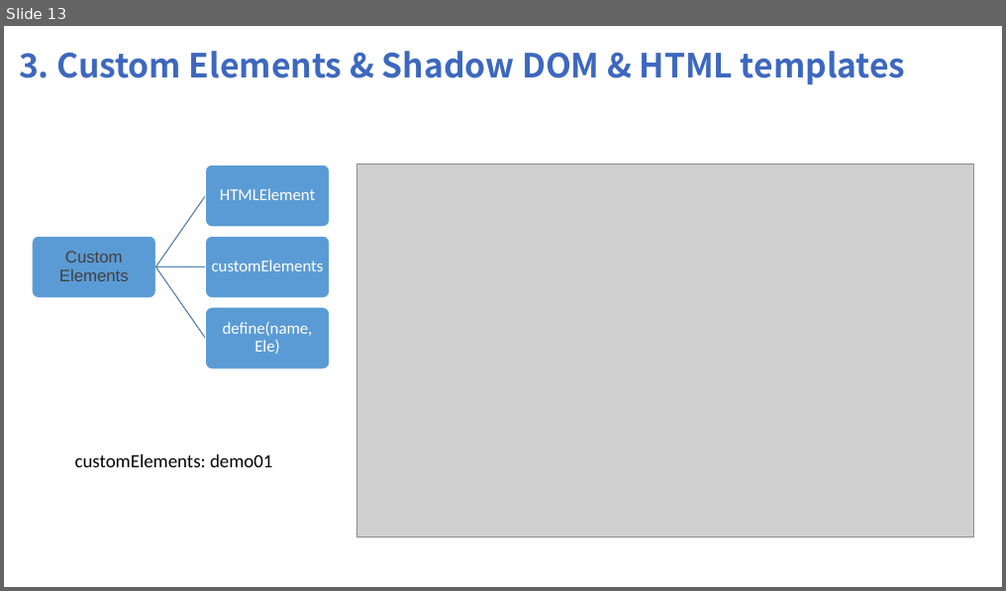
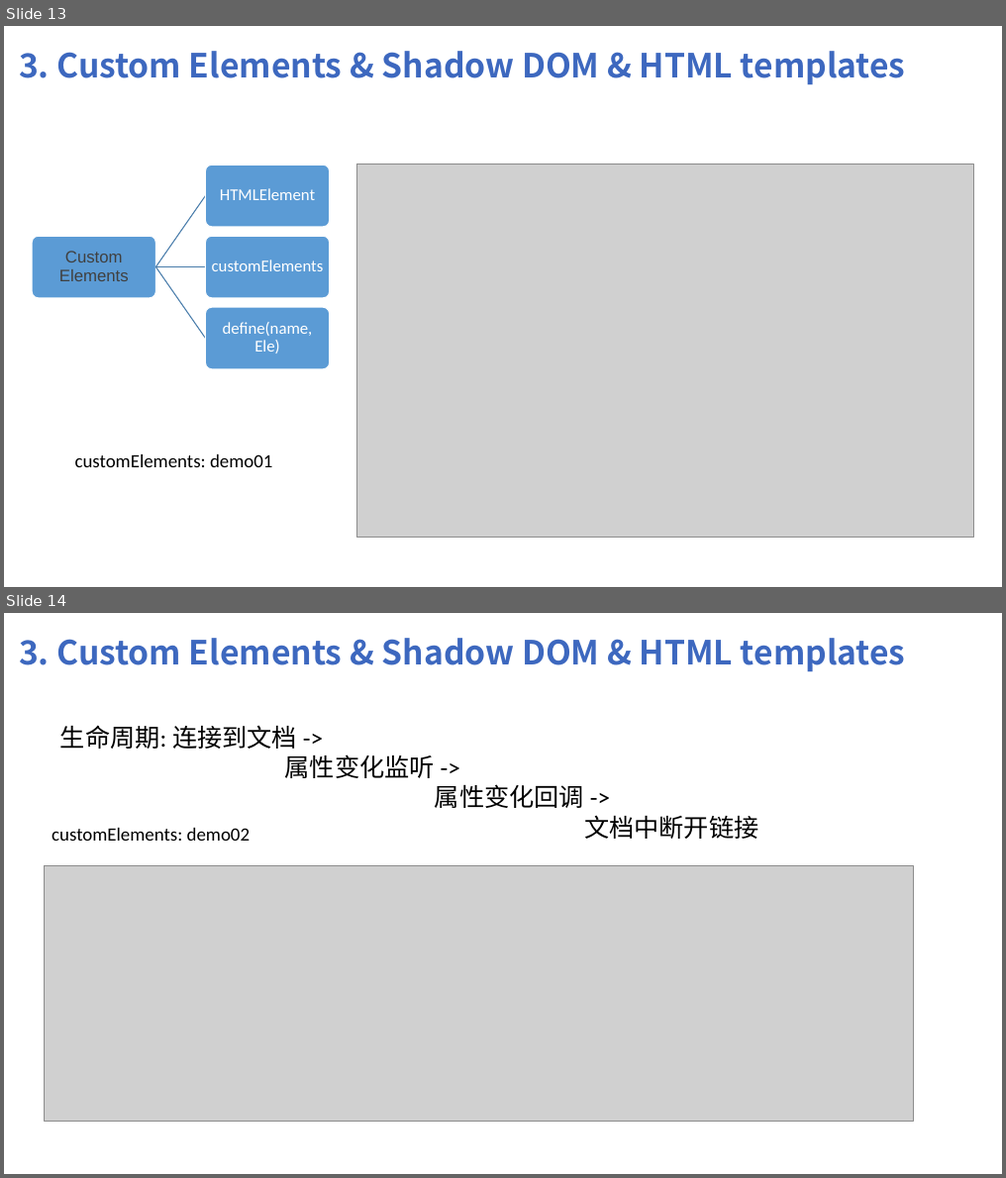
Before and after one commit to shuyancang/FE_learnings, a slide deck: webComponents/web Componts.pptx. Shown one above the other, each under a label of ours: slide 13 before the commit, slides 13 and 14 after it. The pictures are 1006x591 and 1006x1178 pixels, drawn with LibreOffice and Linux fonts; fonts in the diff are those of the drawing; grey boxes stand for pictures. Boxes give left, top, right and bottom in pixels: in the first picture for what was removed or moved away, otherwise in the second. Text is boxed around its words. In the diff, an @@ line names an element or a change of style, - is before the commit and + after.

```diff
--- a/webComponents/web Componts.pptx
+++ b/webComponents/web Componts.pptx
@@ slide 14 added at (x1=4, y1=613, x2=1002, y2=1174), background #FFFFFF @@
@@ text added at (x1=19, y1=638, x2=906, y2=672), 32 pt, text #3D68BF, bold @@
+3. Custom Elements & Shadow DOM & HTML templates
@@ text added at (x1=60, y1=725, x2=758, y2=839), 24 pt, text #000000 @@
+生命周期: 连接到文档 ->
+属性变化监听 ->
+属性变化回调 ->
+文档中断开链接
@@ text added at (x1=52, y1=828, x2=250, y2=841), 18 pt, text #000000 @@
+customElements: demo02
@@ picture added at (x1=45, y1=866, x2=913, y2=1122) @@
```
Also in this commit, not shown: 3 slides changed, 3 other slides added, 1 slide removed, 2 other files.
